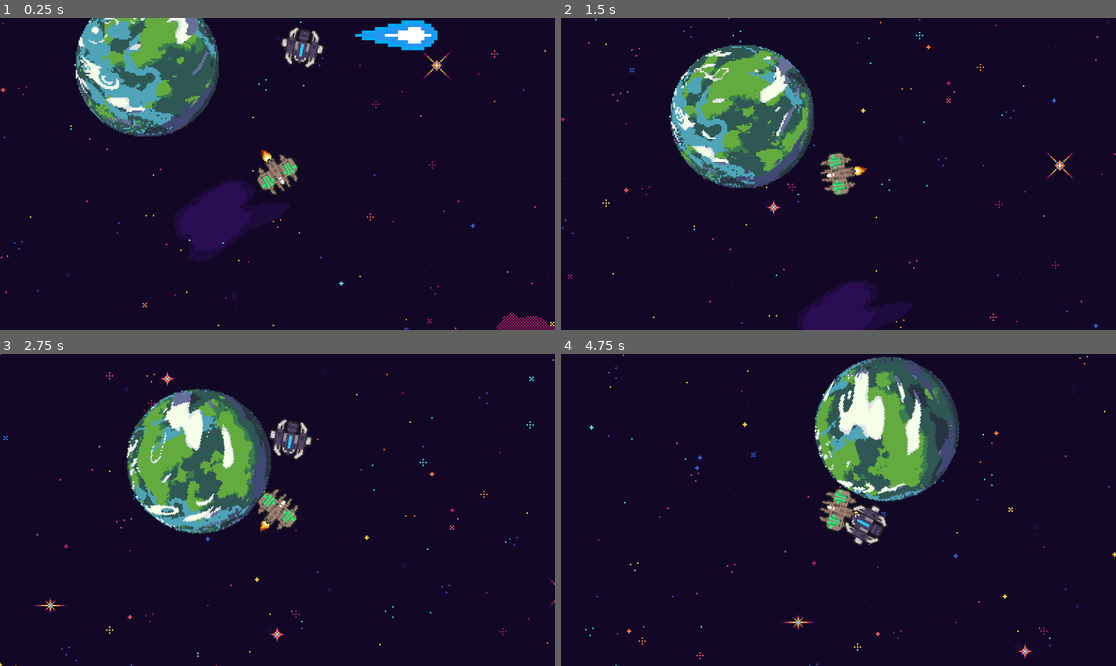
Above: before the commit, frames 1-4 (two rows, left to right).
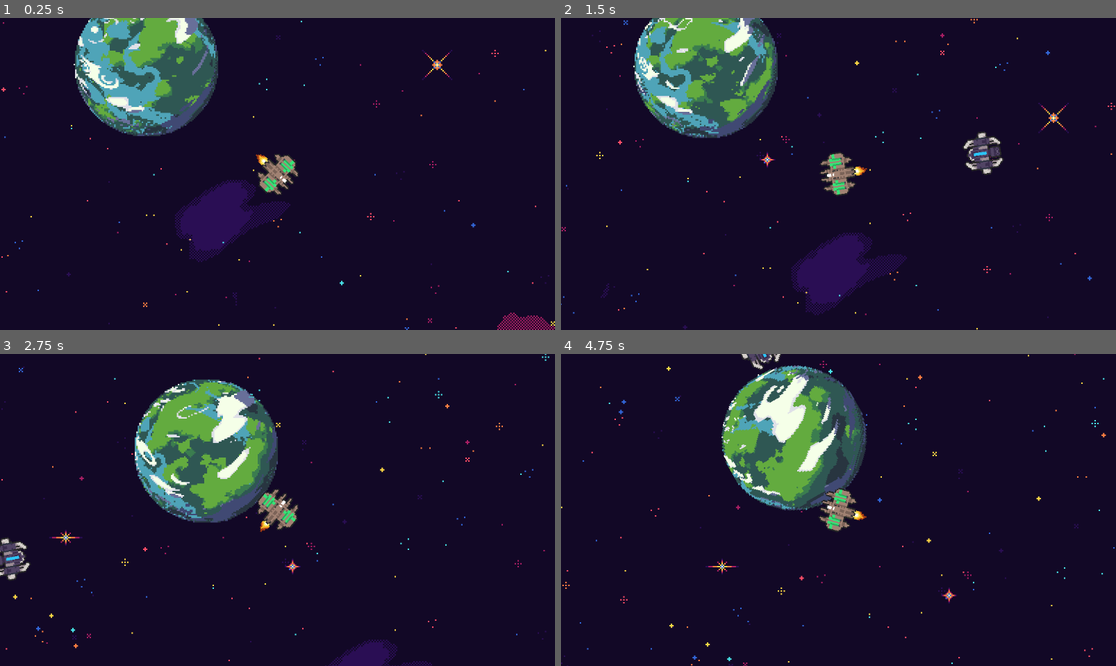
Above: after the commit, the same moments.

Repository: Likvik89/Planetslinger
Game: Godot game, scene res://Scenes/spaece.tscn
The game is run twice, just before and just after one commit, with the same random seed, the same clock (stepped at 60 frames per second) and the same inputs.
Inputs (mouse positions are in pixels of both pictures, inside the frame that each line leads up to):
- Up to frame 1 (0.25 s): no input
- Up to frame 2 (1.5 s): move the mouse to (960, 158) at 0.52 s; hold D (rotate_right) 0.53-1.28 s; hold Space (Repulse) 0.53-1.28 s; move the mouse to (727, 189) at 1.27 s; hold E (gravitydown) from 1.28 s (still down); tap Shift (move_boost) at 1.35 s
- Up to frame 3 (2.75 s): move the mouse to (333, 441) at 2.02 s; release E (gravitydown) at 2.03 s; hold D (rotate_right) from 2.03 s (still down); hold Z (stop) from 2.03 s (still down)
- Up to frame 4 (4.75 s): move the mouse to (810, 572) at 2.77 s; release D (rotate_right) at 2.78 s; release Z (stop) at 2.78 s; hold Q (gravityup) 2.78-3.53 s; tap Space (Repulse) at 2.85 s; move the mouse to (1005, 556) at 3.52 s; hold Shift (move_boost) 3.53-4.28 s; hold A (rotate_left) from 3.53 s (still down); move the mouse to (672, 463) at 4.27 s; tap Z (stop) at 4.35 s

The runs differ from the first frame. In frame 1, 4.7% of the frame differs, in the area x 0-100%, y 0-100%; in frame 2, 18%; in frame 3, 12%; in frame 4, 18%.

Commit message:
collision damage fixed

Diff:
--- a/Scenes/spaece.tscn
+++ b/Scenes/spaece.tscn
@@ -38,7 +38,7 @@
 position = Vector2(349, 273)
 
 [node name="Enemy" parent="Bodies" node_paths=PackedStringArray("player") instance=ExtResource("5_m6m72")]
-position = Vector2(368, 177)
+position = Vector2(585, 108)
 freeze = false
 freeze_mode = 0
 player = NodePath("../Playership")
--- a/Scripts/Enemy.gd
+++ b/Scripts/Enemy.gd
@@ -16,8 +16,8 @@
 #Collision damage
 func _on_area_2d_body_entered(body):
 	if body.is_in_group('planets') and body != self:
-		health -= Vector2((self.angular_velocity*self.linear_velocity)-(body.angular_velocity*self.linear_velocity)).length()
-	print(health)
+		health -= Vector2((self.linear_velocity)-(body.linear_velocity)).length()
+	#print(health)
 
 #Shooting
 func shoot():
--- a/Scripts/Playership.gd
+++ b/Scripts/Playership.gd
@@ -30,7 +30,7 @@
 	health -= damage
 
 func _process(delta):
-	#print("Player", health)
+	print("Player", health)
 
 	#Repulsing
 	if Input.is_action_pressed("Repulse"):
